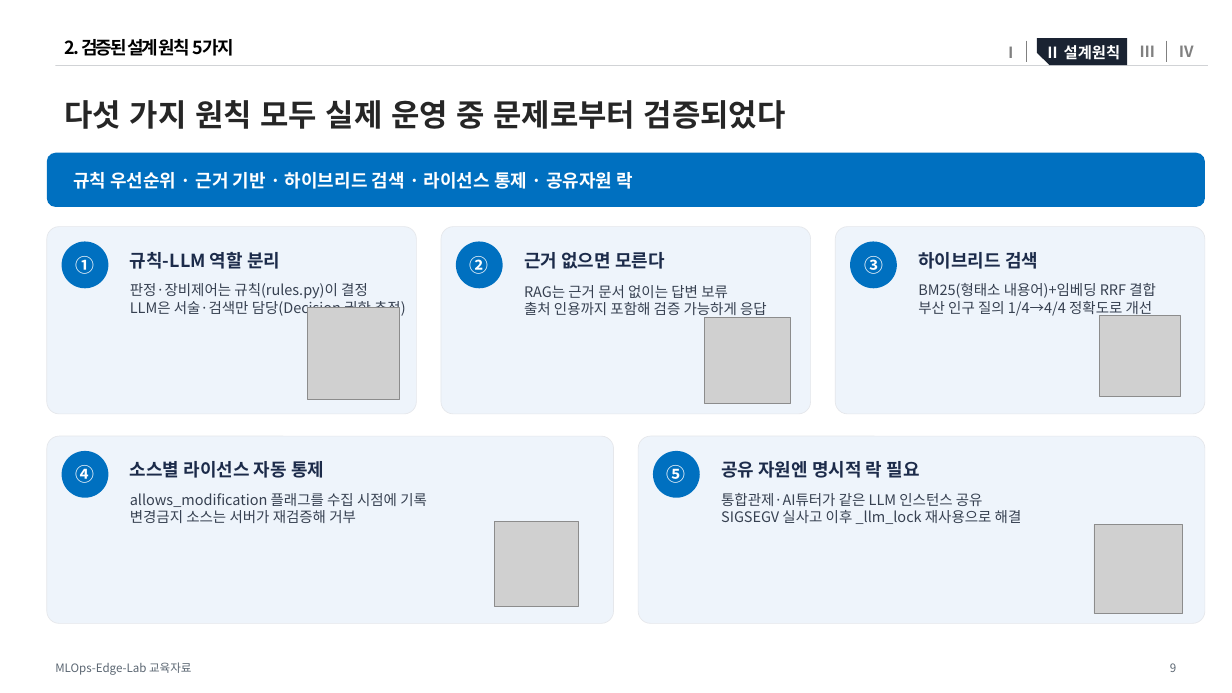
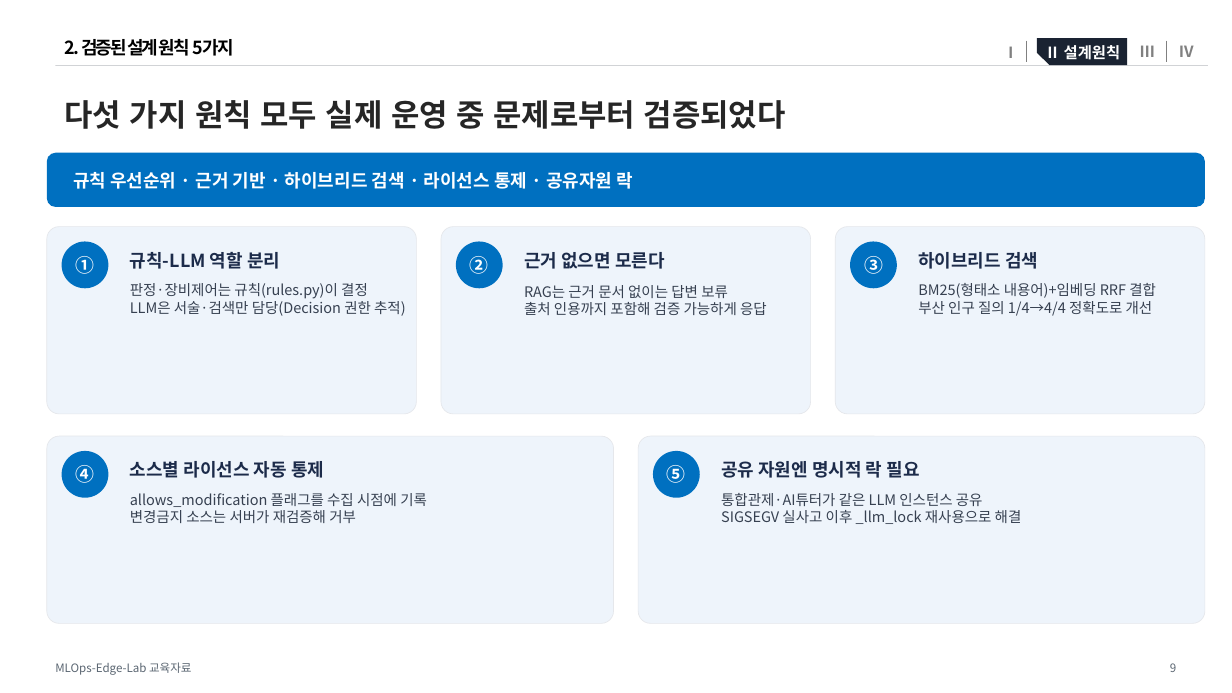
Before and after one commit to grib-arws-bot/mlops-edge-lab, a slide deck: slide 9 of docs/교육자료/MLOps-Edge-Lab_교육자료_v2.pptx. Drawn at 1232x693 pixels with LibreOffice and Linux fonts; fonts in the diff are those of the drawing; grey boxes stand for pictures. Boxes give left, top, right and bottom in pixels: in the first picture for what was removed or moved away, otherwise in the second. Text is boxed around its words. In the diff, an @@ line names an element or a change of style, - is before the commit and + after.

```diff
--- a/docs/교육자료/MLOps-Edge-Lab_교육자료_v2.pptx
+++ b/docs/교육자료/MLOps-Edge-Lab_교육자료_v2.pptx
@@ picture removed at (308,308,399,399) @@
@@ picture removed at (705,318,791,404) @@
@@ picture removed at (1100,316,1181,397) @@
@@ picture removed at (494,522,579,606) @@
@@ picture removed at (1094,525,1183,614) @@
```
Also in this commit, not shown: 2 other slides changed, 1 other file.
